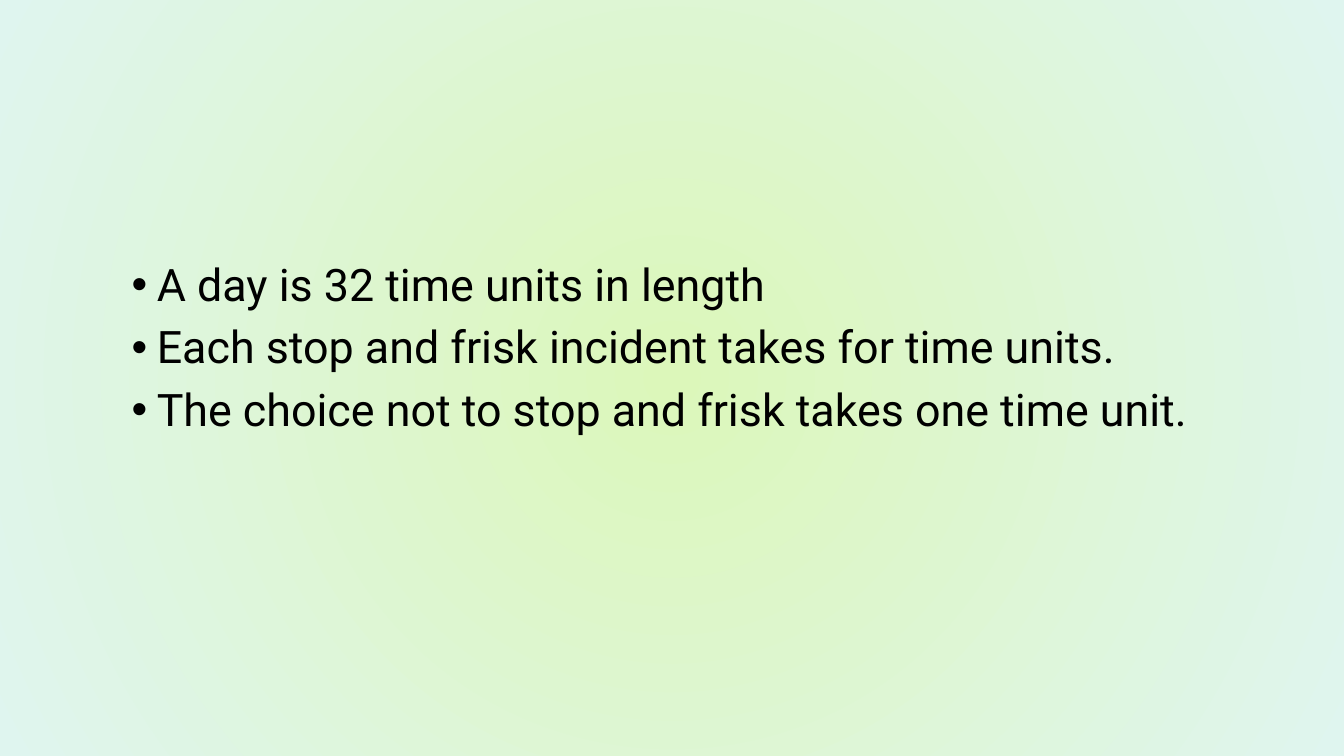
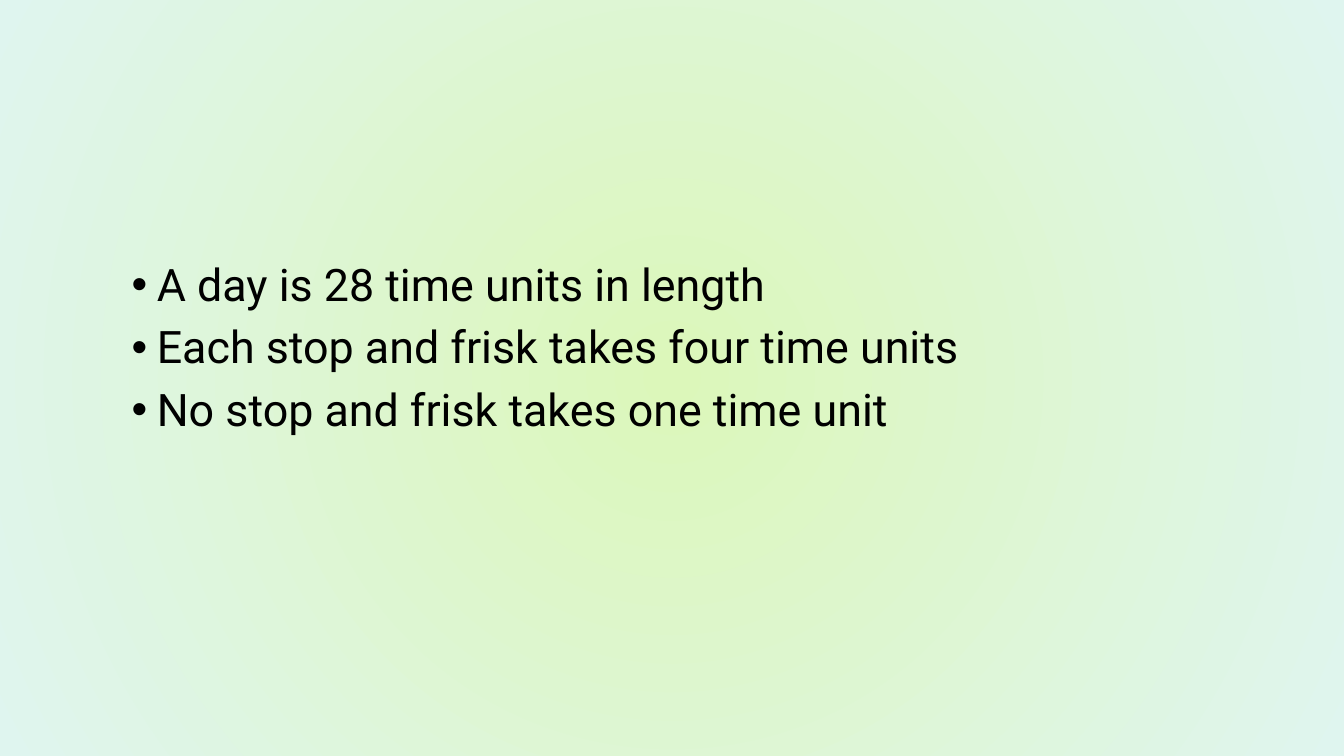
Before and after one commit to Kgatliffe/Alethea, a slide deck: slide 8 of Alethea11June2019.pptx (slide 6 before the commit). Drawn at 1344x756 pixels with LibreOffice and Linux fonts; fonts in the diff are those of the drawing; background and template pictures are left out. Boxes give left, top, right and bottom in pixels: in the first picture for what was removed or moved away, otherwise in the second. Text is boxed around its words. In the diff, an @@ line names an element or a change of style, - is before the commit and + after.

```diff
--- a/Alethea11June2019.pptx
+++ b/Alethea11June2019.pptx
@@ text at (157, 267, 958, 435): text changed @@
-• A day is 32 time units in length
-• Each stop and frisk incident takes for time units.
-• The choice not to stop and frisk takes one time unit.
+• A day is 28 time units in length
+• Each stop and frisk takes four time units
+• No stop and frisk takes one time unit
```
Also in this commit, not shown: 5 other slides changed, 2 slides added, 35 other files.
